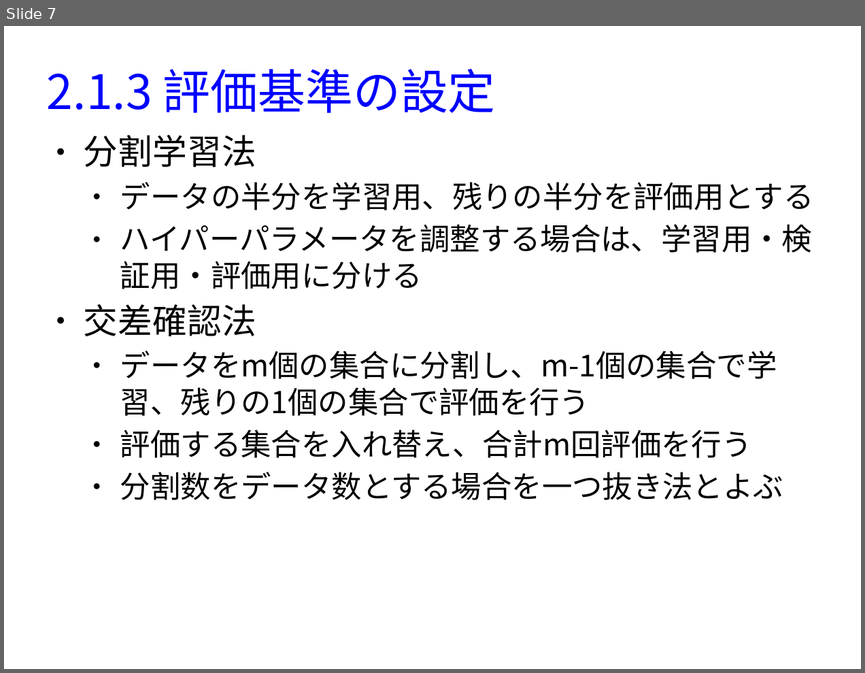
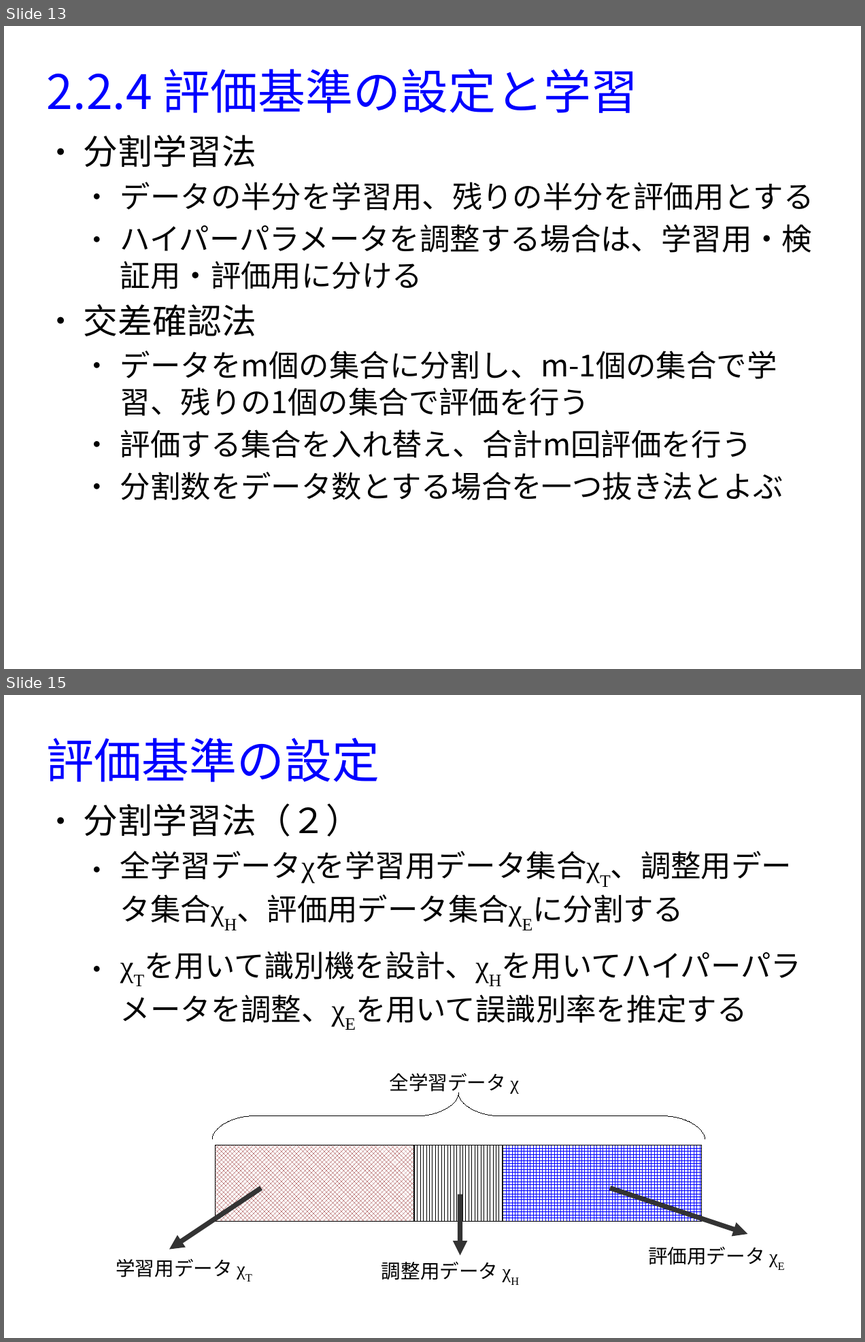
Before and after one commit to MasahiroAraki/MLCourse, a slide deck: slide/chap02-python.odp. Shown one above the other, each under a label of ours: slide 7 before the commit, slides 13 and 15 after it; the slides between them are not shown. The pictures are 865x673 and 865x1342 pixels, drawn with LibreOffice and Linux fonts; fonts in the diff are those of the drawing. Boxes give left, top, right and bottom in pixels: in the first picture for what was removed or moved away, otherwise in the second. Text is boxed around its words. In the diff, an @@ line names an element or a change of style, - is before the commit and + after.

```diff
--- a/slide/chap02-python.odp
+++ b/slide/chap02-python.odp
@@ slide 15 added at (4, 695, 861, 1338), background #FFFFFF @@
@@ title added at (47, 738, 379, 782), 44 pt, text #0000FF @@
+評価基準の設定
@@ text added at (84, 803, 791, 1027), 28 pt, text #000000 @@
+● 分割学習法（２）
+  ● 全学習データχを学習用データ集合χT、調整用データ集合χH、評価用データ集合χEに分割する
+  ● χTを用いて識別機を設計、χHを用いてハイパーパラメータを調整、χEを用いて誤識別率を推定する
@@ text added at (390, 1072, 519, 1094), 18 pt, text #000000 @@
+全学習データ χ
@@ freeform shape added at (212, 1093, 705, 1138), outline #000000 0 pt @@
@@ rectangle added at (215, 1145, 415, 1221), fill pattern #800000 on #FFFFFF, outline #000000 0 pt @@
@@ rectangle added at (415, 1145, 503, 1221), fill pattern #000000 on #FFFFFF, outline #000000 0 pt @@
@@ rectangle added at (503, 1145, 702, 1221), fill pattern #0000FF on #FFFFFF, outline #000000 0 pt @@
@@ arrow added from (261, 1188) to (170, 1249), #333333 4.51 pt @@
@@ arrow added from (460, 1194) to (460, 1255), #333333 4.51 pt @@
@@ arrow added from (611, 1188) to (748, 1234), #333333 4.51 pt @@
@@ text added at (116, 1258, 232, 1277), 18 pt, text #000000 @@
+学習用データ χT
@@ text added at (381, 1261, 498, 1280), 18 pt, text #000000 @@
+調整用データ χH
@@ text added at (648, 1246, 764, 1265), 18 pt, text #000000 @@
+評価用データ χE
@@ what was slide 7 is now slide 13 @@
@@ slide 13 changed as well @@
@@ title at (47, 69, 638, 113): text changed @@
-2.1.3 評価基準の設定
+2.2.4 評価基準の設定と学習
```
Also in this commit, not shown: 8 other slides changed, 10 other slides added, 1 other file.
